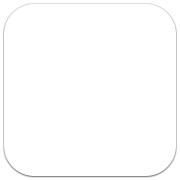
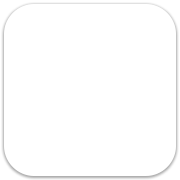
Comparing the layer stacks of the two 180px x 180px images. Changes:
removed layer "Baseplate 2" from group "Baseplate (needed for iOS7+8)" over [4, 4, 176, 176]
removed layer "Baseplate 1" from group "Baseplate (needed for iOS7+8)" over [4, 4, 176, 176]
added layer "Form 2" in group "Baseplate (needed for iOS7+8)" over [4, 4, 176, 176]
added layer "Form 4" in group "Baseplate (needed for iOS7+8)" over [4, 4, 176, 176]
added layer "Form 3" in group "Baseplate (needed for iOS7+8)" over [4, 4, 176, 176]
